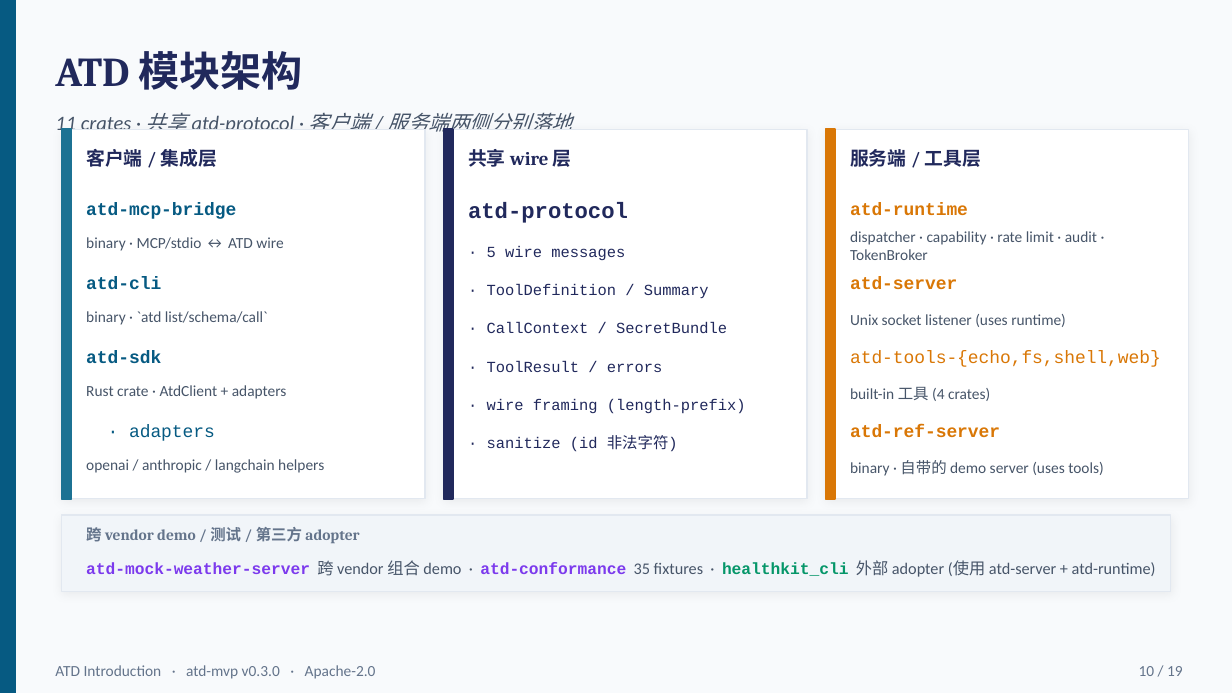
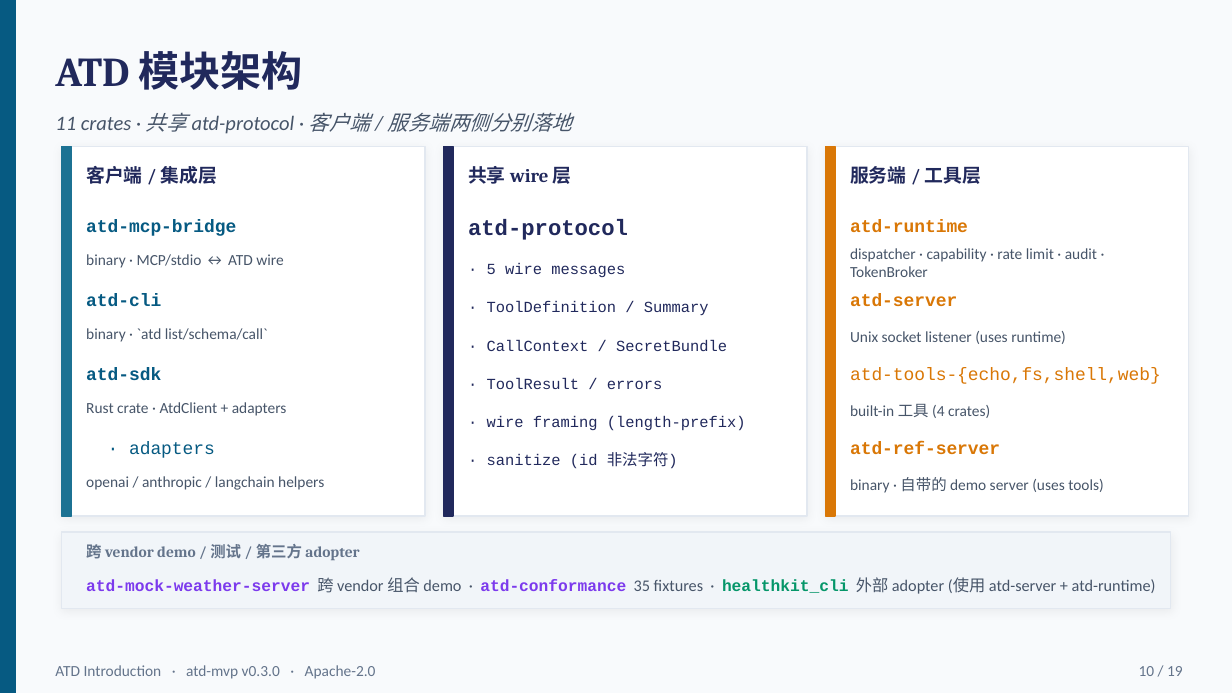
Before and after one commit to downsea/atd, a slide deck: slide 12 of docs/whitepaper/atd-introduction.pptx (slide 10 before the commit). Drawn at 1232x693 pixels with LibreOffice and Linux fonts; fonts in the diff are those of the drawing. Boxes give left, top, right and bottom in pixels: in the first picture for what was removed or moved away, otherwise in the second. Text is boxed around its words. In the diff, an @@ line names an element or a change of style, - is before the commit and + after.

Commit message:
docs(whitepaper): atd- prefix all whitepaper files; refresh atd-introduction.pptx
7 file renames for consistent naming across docs/whitepaper/:
- hms-core-design.md → atd-hms-core-design.md
- skills-design-principles.md → atd-skills-design-principles.md
- v1-formal.md → atd-v1-formal.md
- v2-dual-track.md → atd-v2-dual-track.md
- v3-multi-device.md → atd-v3-multi-device.md
- v3-multi-device.pptx → atd-v3-multi-device.pptx
- why-hms-core.md → atd-why-hms-core.md

Updated 7 referencing files (AGENTS.md, docs/architecture.md, 3 SP
archive specs/plans, atd-v3-skills-architecture-brief.md,
atd-why-hms-core.md).

Plus user-edited atd-introduction.pptx (991 KB).

```diff
--- a/docs/whitepaper/atd-introduction.pptx
+++ b/docs/whitepaper/atd-introduction.pptx
@@ 8 texts, 6 rectangles: place and size @@
-8 texts, 6 rectangles at (62, 129, 1189, 499)
+8 texts, 6 rectangles at (62, 147, 1189, 516)
@@ 20 texts, 1 rectangle: place and size @@
-20 texts, 1 rectangle at (62, 145, 1170, 591)
+20 texts, 1 rectangle at (62, 162, 1170, 609)
```
Also in this commit, not shown: 15 other slides changed, 2 slides added, 13 other files.
